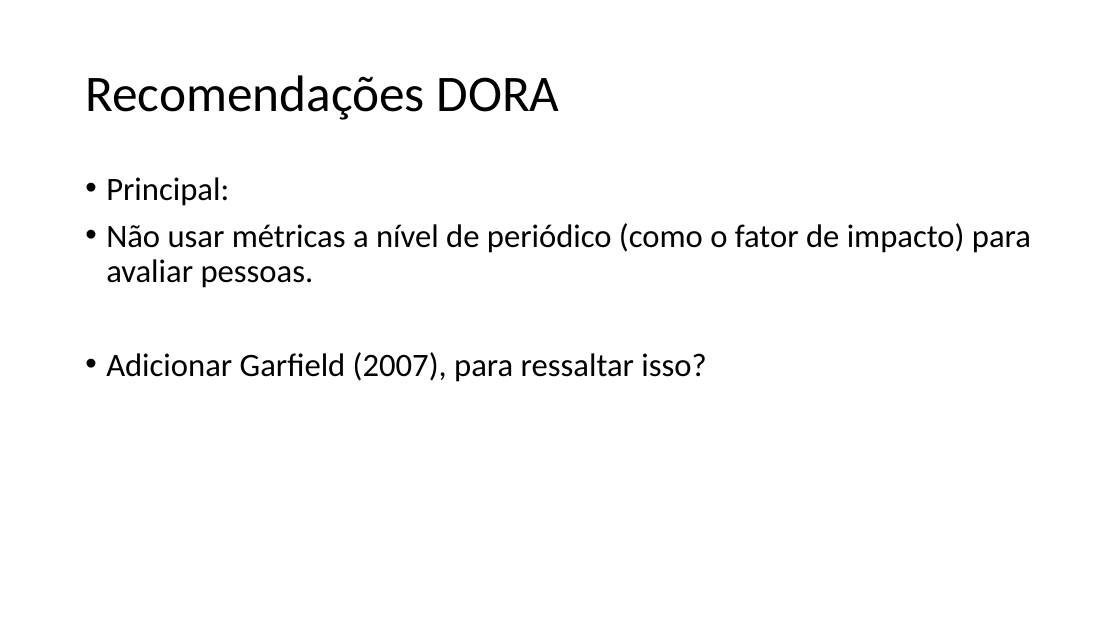
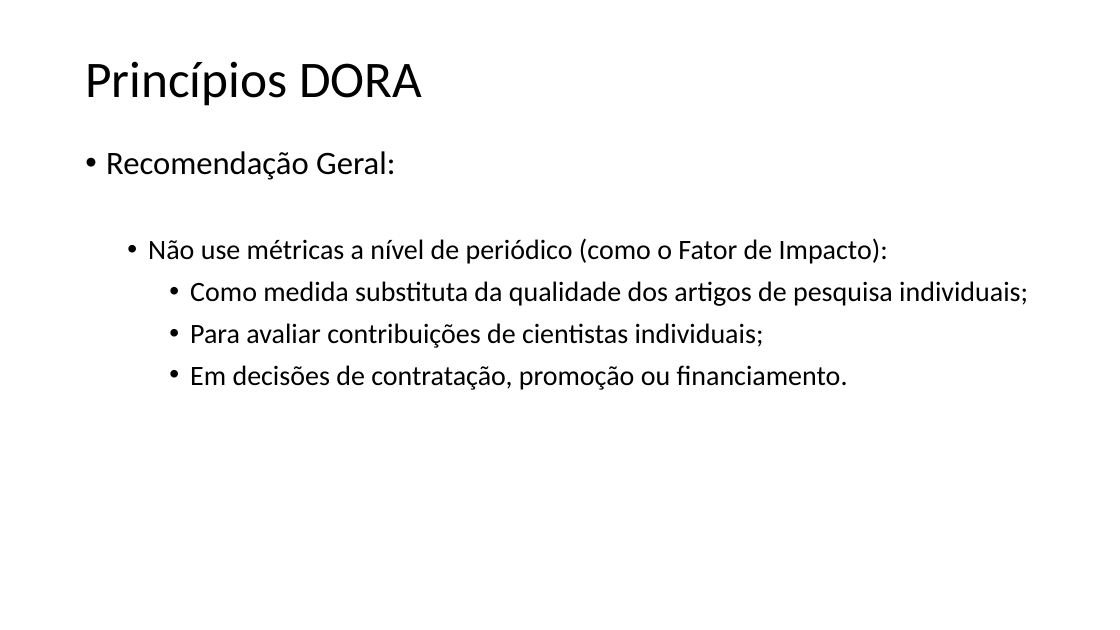
Before and after one commit to gavieira/ECG, a slide deck: slide 40 of apresentacao/apresentacao.pptx (slide 43 before the commit). Drawn at 1120x630 pixels with LibreOffice and Linux fonts; fonts in the diff are those of the drawing. Boxes give left, top, right and bottom in pixels: in the first picture for what was removed or moved away, otherwise in the second. Text is boxed around its words. In the diff, an @@ line names an element or a change of style, - is before the commit and + after.

```diff
--- a/apresentacao/apresentacao.pptx
+++ b/apresentacao/apresentacao.pptx
@@ text at [85,61,422,106]: text changed @@
-Recomendações DORA
+Princípios DORA
@@ text at [106,151,1028,390]: text changed; size 28 to 24 pt @@
-• Principal:
-• Não usar métricas a nível de periódico (como o fator de impacto) para avaliar pessoas.
-• Adicionar Garfield (2007), para ressaltar isso?
+• Recomendação Geral:
+  • Não use métricas a nível de periódico (como o Fator de Impacto):
+    • Como medida substituta da qualidade dos artigos de pesquisa individuais;
+    • Para avaliar contribuições de cientistas individuais;
+    • Em decisões de contratação, promoção ou financiamento.
```
Also in this commit, not shown: 10 other slides changed, 20 slides added, 14 slides removed, 9 other files.
